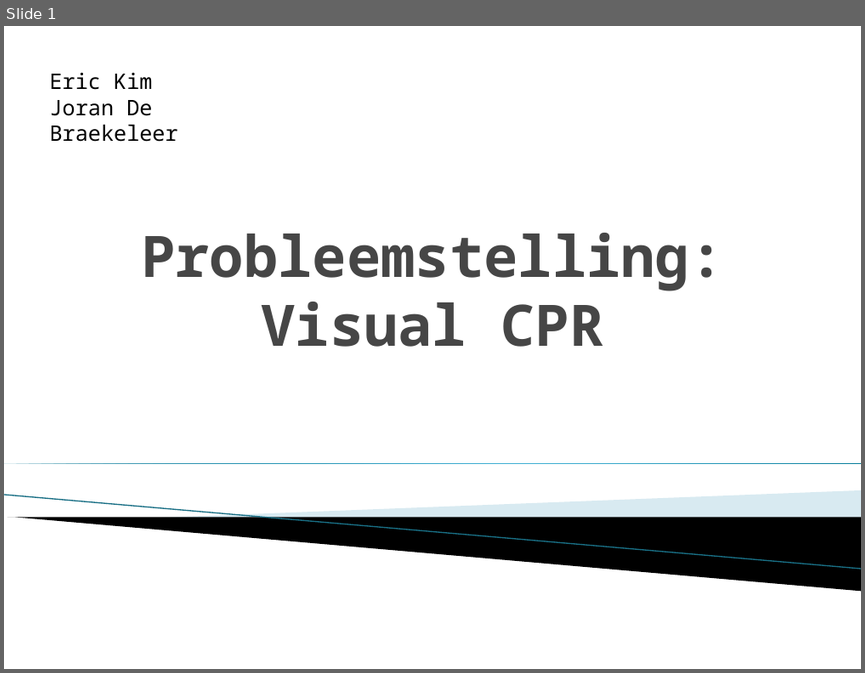
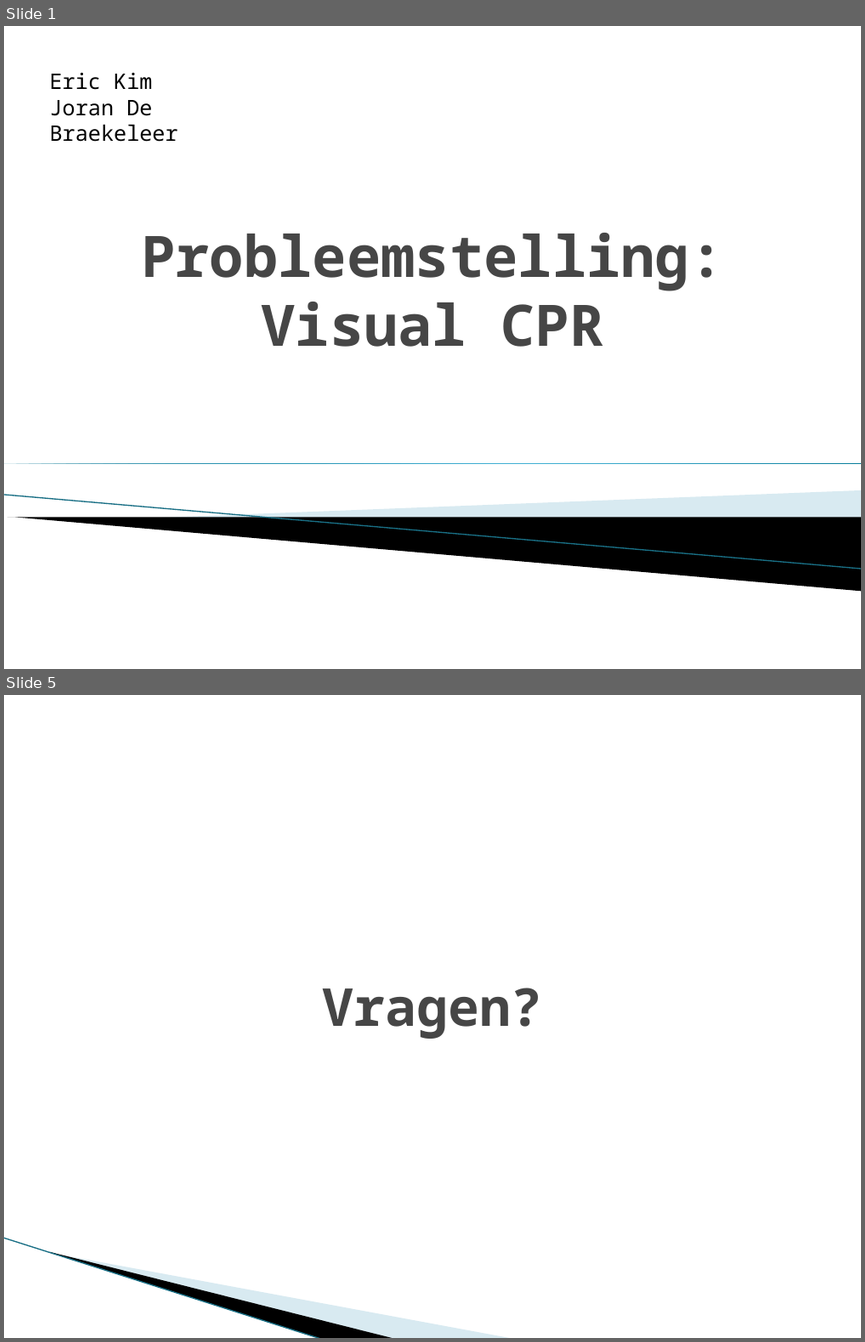
Before and after one commit to Mickaly13X/wv_project, a slide deck: Presentation II/Presentation.pptx. Shown one above the other, each under a label of ours: slide 1 before the commit, slides 1 and 5 after it; the slides between them are not shown. The pictures are 865x673 and 865x1342 pixels, drawn with LibreOffice and Linux fonts; fonts in the diff are those of the drawing; background and template pictures are left out. Boxes give left, top, right and bottom in pixels: in the first picture for what was removed or moved away, otherwise in the second. Text is boxed around its words. In the diff, an @@ line names an element or a change of style, - is before the commit and + after.

Commit message:
deleted zobel added question slide added a few lines to the text

```diff
--- a/Presentation II/Presentation.pptx
+++ b/Presentation II/Presentation.pptx
@@ slide 5 added at box(4, 695, 861, 1338), background #FFFFFF @@
@@ text added at box(323, 987, 542, 1038), 43.9 pt, text #464646, bold @@
+Vragen?
@@ line added from (4, 1237) to (322, 1338), #97C5D8 0.95 pt @@
@@ freeform shape added at box(49, 1251, 396, 1338), fill #000000 @@
@@ freeform shape added at box(51, 1252, 514, 1338), fill #A0CBDC at 40% opacity @@
```
Also in this commit, not shown: 3 slides changed, 1 slide removed, 2 other files.
